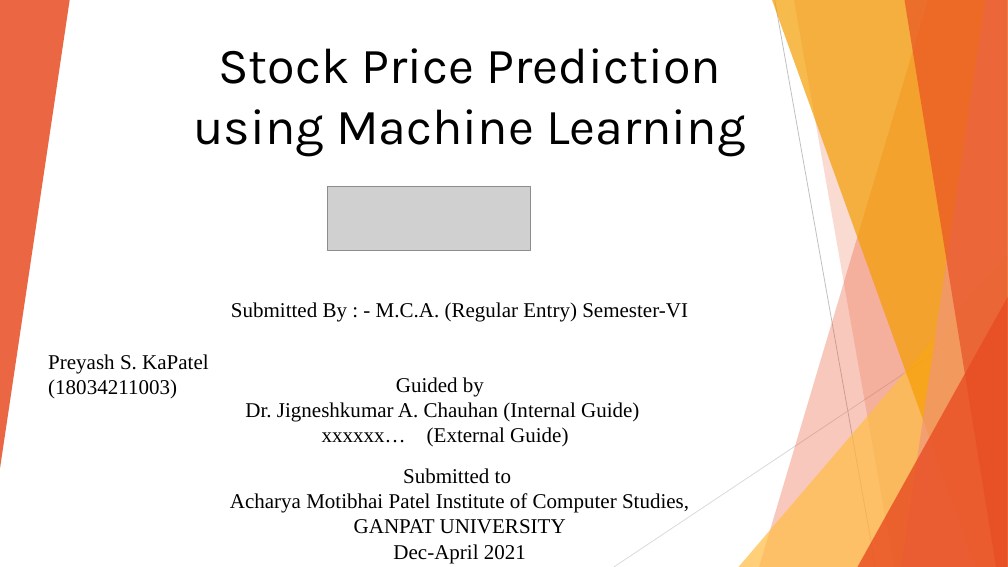
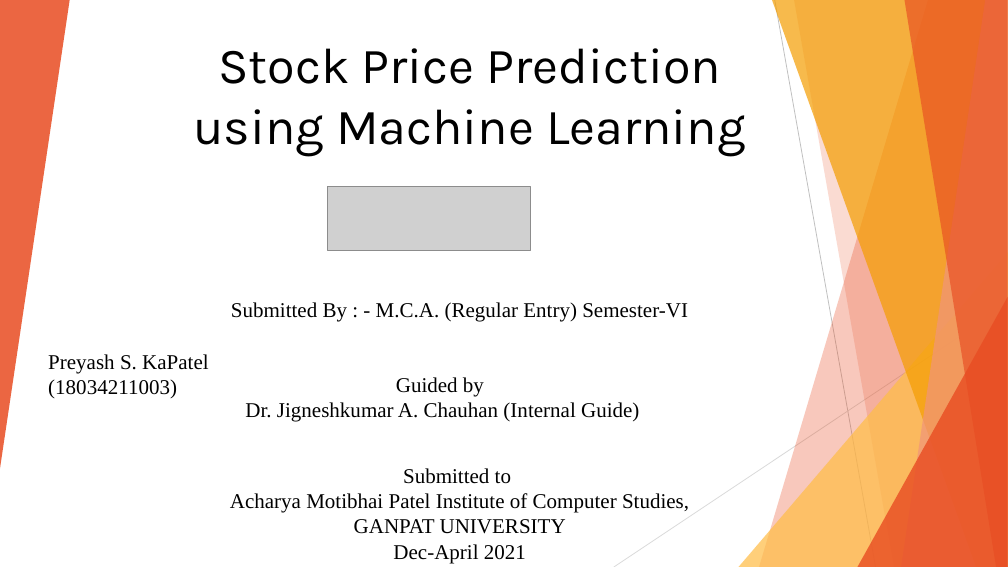
Before and after one commit to preyash2047/Stock_Price_Prediction, a slide deck: slide 1 of Project Presentation/PPT/SPP.pptx. Drawn at 1008x567 pixels with LibreOffice and Linux fonts; fonts in the diff are those of the drawing; grey boxes stand for pictures. Boxes give left, top, right and bottom in pixels: in the first picture for what was removed or moved away, otherwise in the second. Text is boxed around its words. In the diff, an @@ line names an element or a change of style, - is before the commit and + after.

```diff
--- a/Project Presentation/PPT/SPP.pptx
+++ b/Project Presentation/PPT/SPP.pptx
@@ text at (322, 427, 568, 447): paragraph removed @@
-xxxxxx… (External Guide)
```
Also in this commit, not shown: 4 other slides changed, 5 other files.
